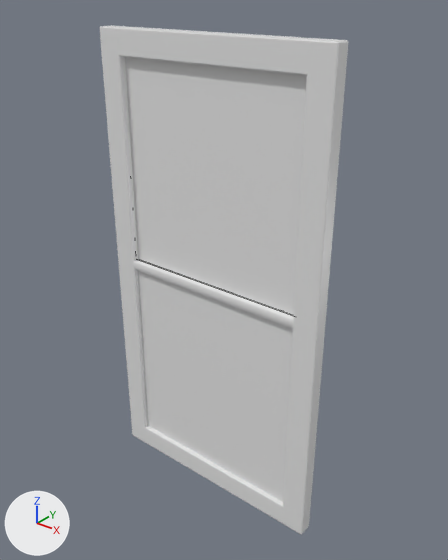
The FBX model Assets/Models/Tileset_Casa/Long_Wall_Window.fbx, before and after one commit.
Camera for both pictures: a camera (50 mm lens) standing at (20.74, -3.54, 6.74) and looking at (17.82, 0.11, 4.48). The axes (+X, +Y, +Z) are drawn at lower left. The lights are the same throughout. Mesh edges are drawn as thin lines on the coarser meshes. Where no turn or scale is listed for an object, it has been applied to the vertices.

Objects in the first picture: 'Cube.041', 'Long_Wall+Window', 'Window.001'.
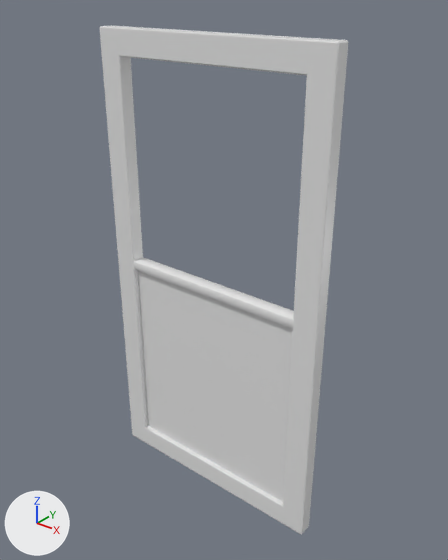
The change, as JSON lines over the scene's bpy script:
```json
{"op": "remove", "block": "ob_window_001", "code": ["ob_window_001 = bpy.data.objects.new('Window.001', me_window_001)", "ob_window_001.location = (0.0, 0.0, 0.0)"]}
```

Where the change shows, as pixel boxes (x1, y1, x2, y2) in the pictures (448 x 560 px):
```json
{"object": "Window.001", "change": "deleted", "before": [125, 57, 307, 315]}
```
